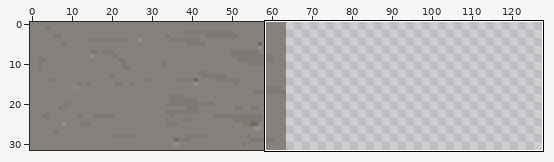
Two versions of one sprite sheet, AbstraktiShooter-android/assets/tileAtlas.png. The first picture is a wide view before the edit; the outline marks the close-up.
Close-up. Before:
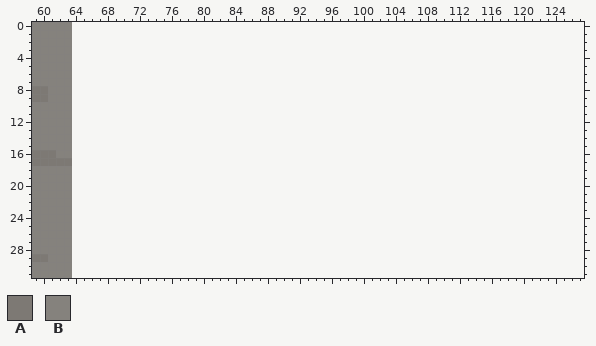
The file is 64x32 pixels. Colours within 5 levels of each other are drawn and written as one. Shown: x 59..127, y 0..31. The old version is drawn lined up with the new one, on the new canvas.
Palette (. is transparent): A #7d7974  B #85827d
Pixels before, first column x 59:
 0 BBBBB
 1 BBBBB
 2 BBBBB
 3 BBBBB
 4 BBBBB
 5 BBBBB
 6 BBBBB
 7 BBBBB
 8 AABBB
 9 AABBB
10 BBBBB
11 BBBBB
12 BBBBB
13 BBBBB
14 BBBBB
15 BBBBB
16 AAABB
17 AAAAA
18 BBBBB
19 BBBBB
20 BBBBB
21 BBBBB
22 BBBBB
23 BBBBB
24 BBBBB
25 BBBBB
26 BBBBB
27 BBBBB
28 BBBBB
29 AABBB
30 BBBBB
31 BBBBB
Now the later version:
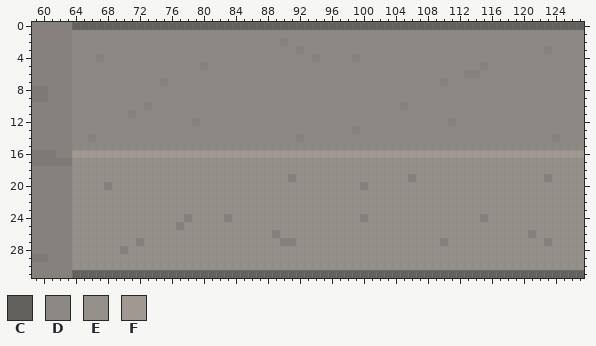
Colours new in this view: C #63615d  D #8c8884  E #94918b  F #a19991
What changed:
canvas 64x32 -> 128x32
y 0: x 64..127 ................................................................ -> CCCCCCCCCCCCCCCCCCCCCCCCCCCCCCCCCCCCCCCCCCCCCCCCCCCCCCCCCCCCCCCC
y 1: x 64..127 ................................................................ -> DDDDDDDDDDDDDDDDDDDDDDDDDDDDDDDDDDDDDDDDDDDDDDDDDDDDDDDDDDDDDDDD
y 2: x 64..127 ................................................................ -> DDDDDDDDDDDDDDDDDDDDDDDDDDBDDDDDDDDDDDDDDDDDDDDDDDDDDDDDDDDDDDDD
y 3: x 64..127 ................................................................ -> DDDDDDDDDDDDDDDDDDDDDDDDDDDDBDDDDDDDDDDDDDDDDDDDDDDDDDDDDDDBDDDD
y 4: x 64..127 ................................................................ -> DDDBDDDDDDDDDDDDDDDDDDDDDDDDDDBDDDDBDDDDDDDDDDDDDDDDDDDDDDDDDDDD
y 5: x 64..127 ................................................................ -> DDDDDDDDDDDDDDDDBDDDDDDDDDDDDDDDDDDDDDDDDDDDDDDDDDDBDDDDDDDDDDDD
y 6: x 64..127 ................................................................ -> DDDDDDDDDDDDDDDDDDDDDDDDDDDDDDDDDDDDDDDDDDDDDDDDDBBDDDDDDDDDDDDD
y 7: x 64..127 ................................................................ -> DDDDDDDDDDDBDDDDDDDDDDDDDDDDDDDDDDDDDDDDDDDDDDBDDDDDDDDDDDDDDDDD
y 8..9: x 64..127 ................................................................ -> DDDDDDDDDDDDDDDDDDDDDDDDDDDDDDDDDDDDDDDDDDDDDDDDDDDDDDDDDDDDDDDD
y 10: x 64..127 ................................................................ -> DDDDDDDDDBDDDDDDDDDDDDDDDDDDDDDDDDDDDDDDDBDDDDDDDDDDDDDDDDDDDDDD
y 11: x 64..127 ................................................................ -> DDDDDDDBDDDDDDDDDDDDDDDDDDDDDDDDDDDDDDDDDDDDDDDDDDDDDDDDDDDDDDDD
y 12: x 64..127 ................................................................ -> DDDDDDDDDDDDDDDBDDDDDDDDDDDDDDDDDDDDDDDDDDDDDDDBDDDDDDDDDDDDDDDD
y 13: x 64..127 ................................................................ -> DDDDDDDDDDDDDDDDDDDDDDDDDDDDDDDDDDDBDDDDDDDDDDDDDDDDDDDDDDDDDDDD
y 14: x 64..127 ................................................................ -> DDBDDDDDDDDDDDDDDDDDDDDDDDDDBDDDDDDDDDDDDDDDDDDDDDDDDDDDDDDDBDDD
y 15: x 64..127 ................................................................ -> DDDDDDDDDDDDDDDDDDDDDDDDDDDDDDDDDDDDDDDDDDDDDDDDDDDDDDDDDDDDDDDD
y 16: x 64..127 ................................................................ -> FFFFFFFFFFFFFFFFFFFFFFFFFFFFFFFFFFFFFFFFFFFFFFFFFFFFFFFFFFFFFFFF
y 17..18: x 64..127 ................................................................ -> EEEEEEEEEEEEEEEEEEEEEEEEEEEEEEEEEEEEEEEEEEEEEEEEEEEEEEEEEEEEEEEE
y 19: x 64..127 ................................................................ -> EEEEEEEEEEEEEEEEEEEEEEEEEEEBEEEEEEEEEEEEEEBEEEEEEEEEEEEEEEEBEEEE
y 20: x 64..127 ................................................................ -> EEEEBEEEEEEEEEEEEEEEEEEEEEEEEEEEEEEEBEEEEEEEEEEEEEEEEEEEEEEEEEEE
y 21..23: x 64..127 ................................................................ -> EEEEEEEEEEEEEEEEEEEEEEEEEEEEEEEEEEEEEEEEEEEEEEEEEEEEEEEEEEEEEEEE
y 24: x 64..127 ................................................................ -> EEEEEEEEEEEEEEBEEEEBEEEEEEEEEEEEEEEEBEEEEEEEEEEEEEEBEEEEEEEEEEEE
y 25: x 64..127 ................................................................ -> EEEEEEEEEEEEEBEEEEEEEEEEEEEEEEEEEEEEEEEEEEEEEEEEEEEEEEEEEEEEEEEE
y 26: x 64..127 ................................................................ -> EEEEEEEEEEEEEEEEEEEEEEEEEBEEEEEEEEEEEEEEEEEEEEEEEEEEEEEEEBEEEEEE
y 27: x 64..127 ................................................................ -> EEEEEEEEBEEEEEEEEEEEEEEEEEBBEEEEEEEEEEEEEEEEEEBEEEEEEEEEEEEBEEEE
y 28: x 64..127 ................................................................ -> EEEEEEBEEEEEEEEEEEEEEEEEEEEEEEEEEEEEEEEEEEEEEEEEEEEEEEEEEEEEEEEE
y 29..30: x 64..127 ................................................................ -> EEEEEEEEEEEEEEEEEEEEEEEEEEEEEEEEEEEEEEEEEEEEEEEEEEEEEEEEEEEEEEEE
y 31: x 64..127 ................................................................ -> CCCCCCCCCCCCCCCCCCCCCCCCCCCCCCCCCCCCCCCCCCCCCCCCCCCCCCCCCCCCCCCC
Changed places in both close-ups, as pixel boxes (x1, y1, x2, y2):
added: (72, 22, 584, 278)
